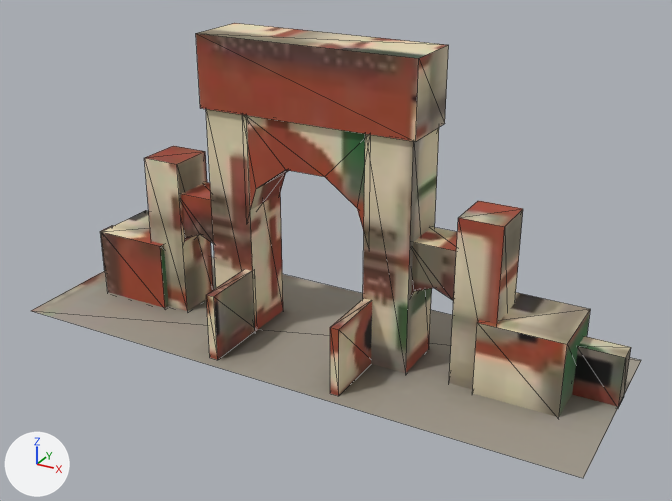
The glTF model nostalgia/assets3d/indira_park_gate.glb: old version first, new version second.
Before and after are seen from a 50 mm camera at (28.0, -48.7, 31.0) aimed at (1.6, -0.7, 7.0). Every picture has the same lights, and +X, +Y and +Z are marked at lower left. The older version comes first. Mesh edges are drawn as thin lines. Vertices at exactly the same position are counted once.

The older version as bpy lines, for what is in view:
```python
me_indira_park_gate_body = bpy.data.meshes.new('indira_park_gate_body')
me_indira_park_gate_body.from_pydata(...)  # 136 vertices, 188 faces; spans x -20.0..20.0, y -7.0..7.0, z 0.0..20.2
me_indira_park_gate_body.materials.append(mat_m_indira_park_gate)  # picture img_indira_park_gate_base
# before: 33 (-7.5, -2.1, 20.2) at pixel (195, 33), 35 (-7.5, 2.1, 20.2) at pixel (234, 22), 37 (7.5, -2.1, 20.2) at pixel (418, 58), 39 (7.5, 2.1, 20.2) at pixel (448, 44)
ob_indira_park_gate_body = bpy.data.objects.new('indira_park_gate_body', me_indira_park_gate_body)
ob_indira_park_gate_body.location = (0.0, 0.0, 0.0)
```
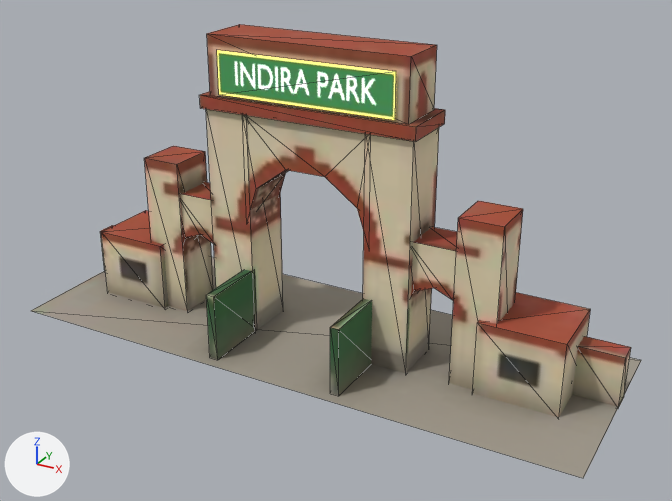
The edits, one by one:
me_indira_park_gate_body is used by ob_indira_park_gate_body; location (0.0, 0.0, 0.0).
Verts and faces of me_indira_park_gate_body; kept vertices keep their numbers, new ones are numbered from 136.
me_indira_park_gate_body had 136 vertices, 188 faces and spanned x -20.0..20.0, y -7.0..7.0, z 0.0..20.2.
me_indira_park_gate_body now has 144 vertices, 198 faces and spans x -20.0..20.0, y -7.0..7.0, z 0.0..20.2.
me_indira_park_gate_body part 1: the loose piece of 8 vertices spanning x -7.5..7.5, y -2.1..2.1, z 15.5..20.2 is copied, and the copy is scaled about its middle by (0.92, 0.857, 0.819), then moved by (0.0, 0.0, 0.4); it spans x -6.9..6.9, y -1.8..1.8, z 16.4..20.2.
Part 2, on me_indira_park_gate_body:
Vertices 33, 35, 37, 39 move by (0.0, 0.0, -3.8).
me_indira_park_gate_body part 3: 186 kept faces spanning x -20.0..20.0, y -6.2..3.0, z 0.0..16.4 get new texture (UV) coordinates.

Changed parts and their boxes [x1, y1, x2, y2] in the pictures (672 x 501 px; the box of a moved part takes in the faces that stretch with it):
'indira_park_gate_body', reshaped
    before: [31, 23, 641, 478]
    after: [31, 24, 641, 478]
part 1 of me_indira_park_gate_body, added (brown)
    after: [207, 24, 437, 124]
part 2 of me_indira_park_gate_body, moved or reshaped
    before: [196, 23, 449, 141]
    after: [199, 91, 445, 141]
part 3 of me_indira_park_gate_body, surface changed
    before: [100, 23, 631, 417]
    after: [100, 91, 631, 417]
'indira_park_gate_sheet', unchanged, uncovered by the edit
    after: [217, 50, 396, 120]
